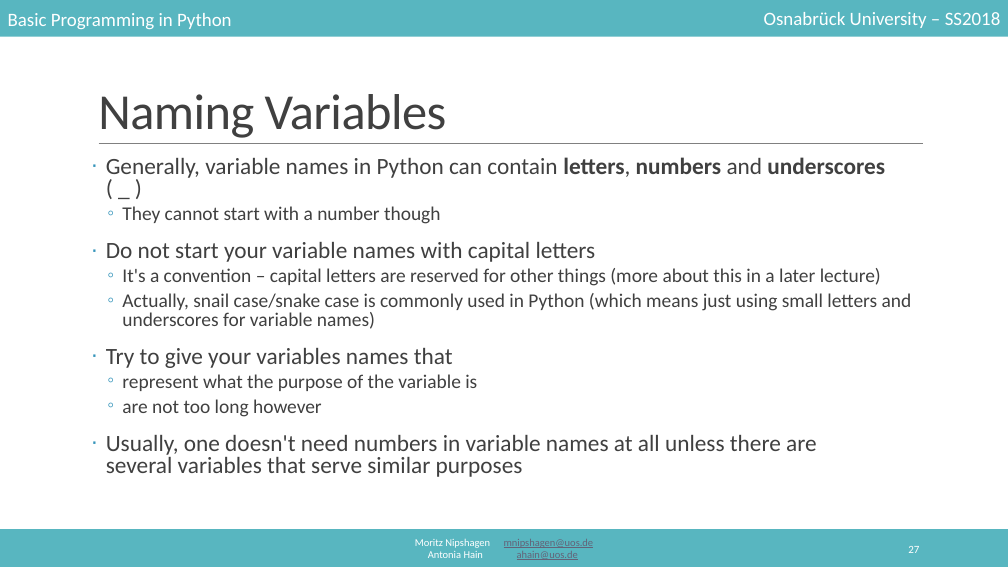
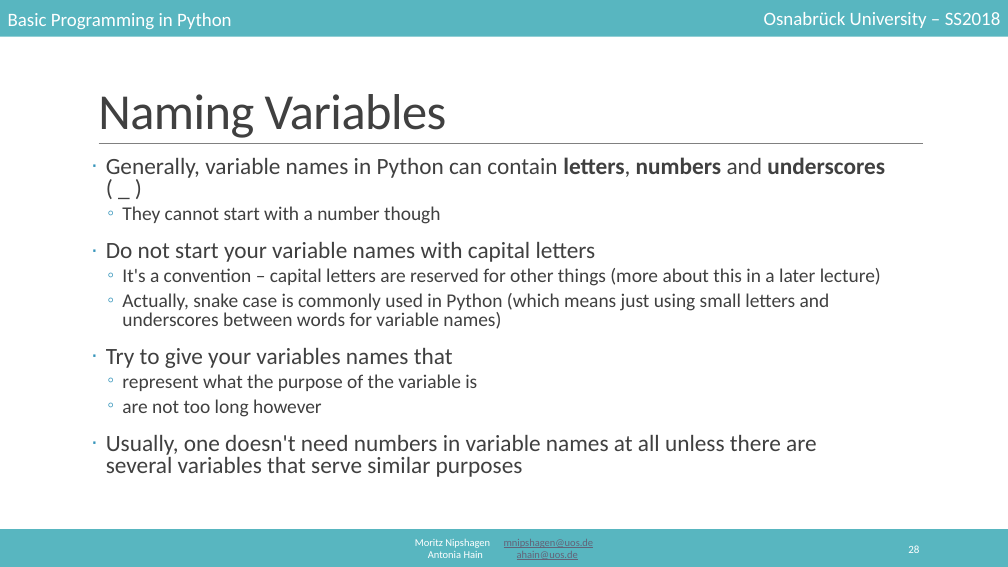
Before and after one commit to mnipshagen/monty, a slide deck: slide 28 of 2018/02/Syntax_and_variables.pptx (slide 27 before the commit). Drawn at 1008x567 pixels with LibreOffice and Linux fonts; fonts in the diff are those of the drawing. Boxes give left, top, right and bottom in pixels: in the first picture for what was removed or moved away, otherwise in the second. Text is boxed around its words. In the diff, an @@ line names an element or a change of style, - is before the commit and + after.

```diff
--- a/2018/02/Syntax_and_variables.pptx
+++ b/2018/02/Syntax_and_variables.pptx
@@ text at bbox=[122, 293, 830, 329]: text changed @@
-  ◦ Actually, snail case/snake case is commonly used in Python (which means just using small letters and underscores for variable names)
+  ◦ Actually, snake case is commonly used in Python (which means just using small letters and underscores between words for variable names)
@@ page number at bbox=[908, 545, 919, 553]: text changed @@
-27
+28
```
Also in this commit, not shown: 29 other slides changed, 3 slides added, 1 slide removed, 3 other files.
